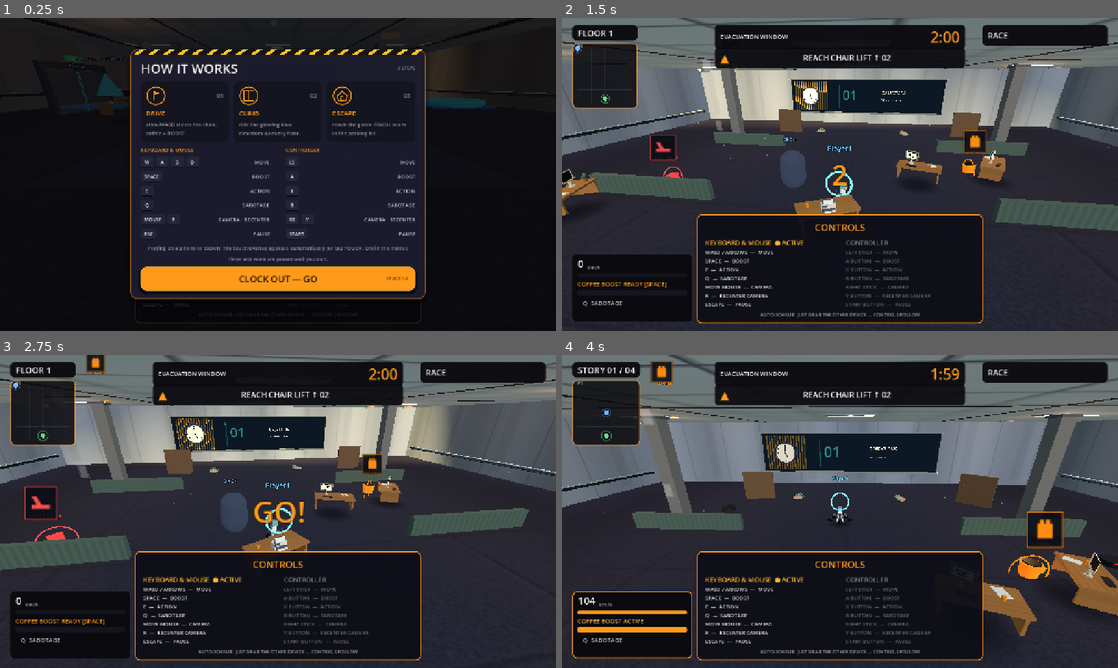
Above: before the commit, frames 1-4 (two rows, left to right).
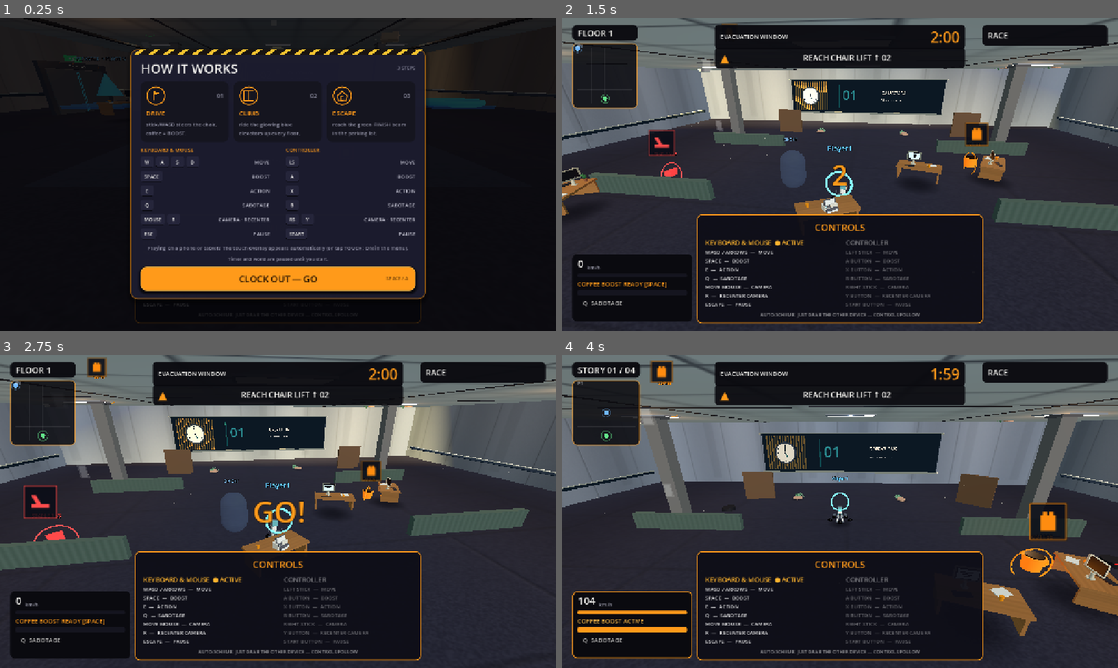
Above: after the commit, the same moments.

Repository: jiracipika/friday-evacuation
Game: Godot game, scene res://scenes/Evacuation.tscn
The game is run twice, just before and just after one commit, with the same random seed, the same clock (stepped at 60 frames per second) and the same inputs. This scene is started directly instead of the project's main scene.
Inputs (mouse positions are in pixels of both pictures, inside the frame that each line leads up to):
- Up to frame 1 (0.25 s): no input
- Up to frame 2 (1.5 s): click "CLOCK OUT — GO" at 0.5 s; tap Enter (ui_accept) at 1.25 s; move the mouse to (867, 174) at 1.27 s; hold W (move_forward) from 1.28 s (still down); hold Space (boost) from 1.28 s (still down); click (867, 174) at 1.42 s
- Up to frame 3 (2.75 s): keep holding W (move_forward); tap Enter (ui_accept) at 1.52, 1.82, 2.27, 2.57 s; move the mouse to (250, 511) at 2.02 s; release Space (boost) at 2.03 s; tap E (action) at 2.1 s; tap Space (boost) at 2.3 s
- Up to frame 4 (4 s): keep holding W (move_forward); move the mouse to (851, 505) at 2.77 s; hold Space (boost) 2.78-3.53 s; move the mouse to (834, 517) at 3.52 s; tap R (recenter_camera) at 3.6 s; click (834, 517) at 3.67 s; tap Enter (ui_accept) at 3.77 s; tap Space (boost) at 3.8 s

The runs differ from the first frame. In frame 1, less than 0.1% of the frame differs, in the area x 19-23%, y 23-28%; in frame 2, 1.2%; in frame 3, 1.1%; in frame 4, 1.6%, in the area x 18-100%, y 8-79%.

Commit message:
music: lobby-radio menu theme + 5PM evac race groove on the Music bus
OfficeMusic.gd synthesizes two loops on request (lazy, cached): a 92 BPM menu theme (Am7-Fmaj7-Cmaj7-G6 pads, sine bass, ticks, sparkle plucks) and a 122 BPM race groove (Am-D dorian vamp, four-floor kick, backbeat, funk bass with octave pops, clav stabs, second-half pentatonic riff). AudioManager.start_music/stop_music drive one Music-bus player; the menu starts the theme and dies with it, the Evacuation race starts the groove alongside its ambient bed and stops it on exit; the three mini-modes keep their quiet drone beds. The existing MUSIC VOLUME slider governs the bus. MusicLoopTest 21 checks, registered in the ladder (PASS 72/72, run-20261007-212713).

Diff:
--- a/scripts/AudioManager.gd
+++ b/scripts/AudioManager.gd
@@ -212,3 +212,48 @@
 
 func is_ambient_playing() -> bool:
 	return _ambient_player != null and _ambient_player.playing
+
+# --- MUSIC: composed loops for the menu + the main race (2026-10-07) -----
+
+## "menu" = lobby-radio theme, "race" = the 5PM evac groove. The three
+## mini-modes keep their quiet ambient drone (start_ambient) — stealth and
+## puzzle modes want the hush. Loops render lazily on first request and
+## cache, so boots that never open the menu never pay the synthesis.
+var _menu_loop: AudioStreamWAV = null
+var _race_loop: AudioStreamWAV = null
+var _music_player: AudioStreamPlayer = null
+var _music_kind := ""
+
+func _music_stream(kind: String) -> AudioStreamWAV:
+	var music = load("res://scripts/OfficeMusic.gd")
+	if kind == "menu":
+		if _menu_loop == null:
+			_menu_loop = music.make_menu_loop()
+		return _menu_loop
+	if _race_loop == null:
+		_race_loop = music.make_race_loop()
+	return _race_loop
+
+## Start (or switch to) a composed loop. Idempotent per kind; switching
+## kinds swaps the stream and restarts playback from the loop top.
+func start_music(kind: String) -> void:
+	if _music_player == null:
+		_music_player = AudioStreamPlayer.new()
+		_music_player.bus = MUSIC_BUS
+		# Creative attenuation under SFX; the Music bus already carries the
+		# settings product (set_music_volume).
+		_music_player.volume_db = -7.0
+		add_child(_music_player)
+	if _music_kind != kind or not _music_player.playing:
+		_music_kind = kind
+		_music_player.stream = _music_stream(kind)
+		_music_player.play()
+
+func stop_music() -> void:
+	if _music_player and _music_player.playing:
+		_music_player.stop()
+	_music_kind = ""
+
+func is_music_playing(kind: String = "") -> bool:
+	return _music_player != null and _music_player.playing \
+			and (kind == "" or _music_kind == kind)
--- a/scripts/Evacuation.gd
+++ b/scripts/Evacuation.gd
@@ -2913,6 +2913,8 @@
 	var am = get_node_or_null("/root/AudioManager")
 	if am and am.has_method("stop_ambient"):
 		am.stop_ambient()
+	if am and am.has_method("stop_music"):
+		am.stop_music()
 
 func _unhandled_input(event: InputEvent) -> void:
 	# Mouse-look camera motion (toggle+sensitivity inside InputPrefs).
@@ -2984,6 +2986,9 @@
 	var am = get_node_or_null("/root/AudioManager")
 	if am and am.has_method("start_ambient"):
 		am.start_ambient()
+	# Race groove rides the same bus — the lobby theme died with the menu.
+	if am and am.has_method("start_music"):
+		am.start_music("race")
 
 func _on_mobile_move(value: Vector2) -> void:
 	if local_player and is_instance_valid(local_player) and local_player.has_method("set_mobile_input"):
--- a/scripts/Main.gd
+++ b/scripts/Main.gd
@@ -150,6 +150,16 @@
 	_layout_responsive()
 
 	get_viewport().size_changed.connect(_layout_responsive)
+	# Lobby-radio theme under the menu (rids the Music bus; dies with the
+	# menu so mode beds and grooves start from silence).
+	var am = get_node_or_null("/root/AudioManager")
+	if am and am.has_method("start_music"):
+		am.start_music("menu")
+
+func _exit_tree() -> void:
+	var am = get_node_or_null("/root/AudioManager")
+	if am and am.has_method("stop_music"):
+		am.stop_music()
 
 ## Ink nav field, ivory brand, orange kicker (UI-LAYOUTS section 1 + 3).
 func _build_menu_theme() -> void:
--- /dev/null
+++ b/scripts/MusicLoopTest.gd
@@ -0,0 +1,87 @@
+# MusicLoopTest.gd — composed soundtrack verification (menu theme + race groove).
+#   1. Both loops synthesize as seamless LOOP_FORWARD WAVs and actually sound.
+#   2. start_music("menu"/"race") drives ONE Music-bus player; kinds swap the
+#      stream; same-kind calls are idempotent.
+#   3. stop_music stops it; is_music_playing(kind) tracks truth.
+#   4. The Music bus volume chain still governs audibility (mute at 0).
+# Run: godot --headless --path . --script scripts/MusicLoopTest.gd
+extends SceneTree
+
+var checks := 0
+var failures := 0
+
+func check(ok: bool, description: String) -> void:
+	checks += 1
+	if not ok:
+		failures += 1
+	print(("[PASS] " if ok else "[FAIL] ") + description)
+
+func _init() -> void:
+	_run.call_deferred()
+
+func _run() -> void:
+	var music = load("res://scripts/OfficeMusic.gd")
+	var menu: AudioStreamWAV = music.make_menu_loop()
+	var race: AudioStreamWAV = music.make_race_loop()
+	check(menu != null and race != null, "both loops synthesize")
+	check(menu.loop_mode == AudioStreamWAV.LOOP_FORWARD and race.loop_mode == AudioStreamWAV.LOOP_FORWARD,
+			"loops are LOOP_FORWARD")
+	var menu_secs: float = menu.data.size() / 2.0 / menu.mix_rate
+	var race_secs: float = race.data.size() / 2.0 / race.mix_rate
+	check(menu_secs >= 8.0, "menu theme runs at least 8s (%.1f)" % menu_secs)
+	check(race_secs >= 14.0, "race groove runs at least 14s (%.1f)" % race_secs)
+	check(_peak(menu.data) > 2000 and _peak(menu.data) < 30000,
+			"menu theme sounds with headroom (peak %d)" % _peak(menu.data))
+	check(_peak(race.data) > 6000 and _peak(race.data) < 30000,
+			"race groove sounds with headroom (peak %d)" % _peak(race.data))
+	check(absi(race.data.decode_s16(race.data.size() - 2)) < 900,
+			"race tail fades so the wrap never clicks")
+
+	var AM = load("res://scripts/AudioManager.gd").new()
+	root.add_child(AM)
+	await process_frame
+
+	check(not AM.is_music_playing(), "music starts silent")
+	check(not AM.is_ambient_playing(), "music API leaves the ambient bed alone")
+	AM.start_music("menu")
+	check(AM.is_music_playing("menu"), "menu theme plays")
+	check(AM._music_player.bus == "Music", "theme rides the Music bus")
+	check(AM._music_kind == "menu", "player tracks the menu kind")
+	AM.start_music("menu")
+	check(AM.is_music_playing("menu"), "same-kind start is idempotent")
+	AM.start_music("race")
+	check(AM.is_music_playing("race"), "race groove takes over from the theme")
+	check(AM._music_player.stream != null and AM._music_kind == "race", "stream swapped with the kind")
+	var music_players := 0
+	for child in AM.get_children():
+		# The 6 pooled SFX players carry a null stream until first use; the
+		# only stream-bearing non-ambient player should be the music one.
+		if child is AudioStreamPlayer and child != AM._ambient_player and child.stream != null:
+			music_players += 1
+	check(music_players == 1, "exactly one stream-bearing music player (got %d)" % music_players)
+	AM.stop_music()
+	check(not AM.is_music_playing(), "stop_music stops playback")
+	check(AM._music_kind == "", "stop clears the kind")
+	AM.stop_music()
+	check(not AM.is_music_playing(), "stop is idempotent")
+
+	AM.set_music_volume(0.0)
+	check(AudioServer.is_bus_mute(AudioServer.get_bus_index("Music")),
+			"music volume 0 mutes the Music bus")
+	AM.set_music_volume(0.5)
+	check(not AudioServer.is_bus_mute(AudioServer.get_bus_index("Music")),
+			"restoring volume unmutes the bus")
+
+	AM.queue_free()
+	await process_frame
+	var passed := checks - failures
+	print("MusicLoopTest: %d/%d checks PASS" % [passed, checks])
+	quit(1 if failures else 0)
+
+func _peak(data: PackedByteArray) -> int:
+	var peak := 0
+	for i in range(0, data.size(), 2):
+		var v: int = absi(data.decode_s16(i))
+		if v > peak:
+			peak = v
+	return peak
--- /dev/null
+++ b/scripts/OfficeMusic.gd
@@ -0,0 +1,191 @@
+extends RefCounted
+## OfficeMusic — composed loops for the soundtrack, synthesized at request
+## time and cached by AudioManager. Zero external audio assets.
+##
+## MENU ("lobby radio", 92 BPM, 4 bars): soft Am7–Fmaj7–Cmaj7–G6 pads, slow
+## sine bass roots, light offbeat ticks and a pentatonic sparkle pluck.
+## RACE ("5PM evac groove", 122 BPM, 8 bars): an Am–D dorian vamp (i–IV–
+## i–bVII) with four-floor kick, snare backbeat, offbeat hats, a syncopated
+## funk bass with octave pops, square clav stabs, and a pentatonic lead riff
+## that rides the second half of the form.
+##
+## Both render through one additive voice bank into 16-bit mono
+## AudioStreamWAV loops; the last 5 ms fade so LOOP_FORWARD never clicks.
+
+const RATE := 22050
+const MASTER := 0.85
+
+const KIND_SINE := 0
+const KIND_SQUARE := 1
+const KIND_TRI := 2
+const KIND_HAT := 3
+const KIND_KICK := 4
+const KIND_SNARE := 5
+const KIND_STAB := 6
+
+const MENU_BPM := 92.0
+const RACE_BPM := 122.0
+
+## i–VI–III–VII with jazzy extensions for the lobby radio.
+const MENU_CHORDS := [
+	[57, 60, 64, 67], # Am7
+	[53, 57, 60, 64], # Fmaj7
+	[60, 64, 67, 71], # Cmaj7
+	[55, 59, 62, 64], # G6
+]
+const MENU_ROOTS := [45, 41, 48, 43]
+
+## Race vamp roots per bar: Am Am D D Am Am G G.
+const RACE_ROOTS := [45, 45, 50, 50, 45, 45, 43, 43]
+## Funk bass: per-eighth octave shifts (0 = root, 12 = octave pop).
+const RACE_BASS_OCT := [0, 0, 12, 0, 0, 12, 0, 12]
+## Lead riff (bars 5-8), A-minor pentatonic, eighth grid, 0 = rest.
+const RACE_LEAD := [
+	[69, 0, 72, 74, 0, 72, 69, 67], # Am
+	[72, 0, 74, 76, 0, 74, 72, 69], # Am
+	[74, 0, 77, 79, 0, 77, 74, 72], # D
+	[79, 0, 76, 74, 0, 71, 74, 76], # G — hands back to the loop top
+]
+
+
+static func make_menu_loop() -> AudioStreamWAV:
+	var eighth: float = 60.0 / MENU_BPM / 2.0
+	var bar: float = eighth * 8.0
+	var events: Array = []
+	for b in range(4):
+		var t0: float = b * bar
+		for midi in MENU_CHORDS[b]:
+			events.append([t0, bar, _hz(midi), 0.038, KIND_TRI, 0.7])
+		events.append([t0, 1.1, _hz(MENU_ROOTS[b] - 12), 0.12, KIND_SINE, 0.02])
+		events.append([t0 + 4.0 * eighth, 1.0, _hz(MENU_ROOTS[b] - 12), 0.1, KIND_SINE, 0.02])
+		events.append([t0 + 3.0 * eighth, 0.05, 0.0, 0.035, KIND_HAT, 0.001])
+		events.append([t0 + 7.0 * eighth, 0.05, 0.0, 0.035, KIND_HAT, 0.001])
+		# Radio sparkle: two quiet plucks from the chord, deterministic.
+		events.append([t0 + 2.0 * eighth, 0.4, _hz(MENU_CHORDS[b][b % 4] + 12), 0.05, KIND_TRI, 0.004])
+		events.append([t0 + 5.0 * eighth, 0.4, _hz(MENU_CHORDS[b][(b + 2) % 4]), 0.045, KIND_TRI, 0.004])
+	return _render(events, bar * 4.0)
+
+
+static func make_race_loop() -> AudioStreamWAV:
+	var eighth: float = 60.0 / RACE_BPM / 2.0
+	var bar: float = eighth * 8.0
+	var events: Array = []
+	for b in range(8):
+		var t0: float = b * bar
+		for e in range(8):
+			var t: float = t0 + e * eighth
+			# Kick four-floor; the last bar pushes with an extra "and".
+			if e % 2 == 0:
+				events.append([t, 0.15, 0.0, 0.48, KIND_KICK, 0.001])
+			elif b == 7 and e == 7:
+				events.append([t, 0.12, 0.0, 0.4, KIND_KICK, 0.001])
+			else:
+				events.append([t, 0.05, 0.0, 0.08, KIND_HAT, 0.001])
+			if e == 2 or e == 6:
+				events.append([t, 0.13, 190.0, 0.21, KIND_SNARE, 0.001])
+			# Funk bass: syncopated square with octave pops.
+			events.append([t, eighth * 0.85, _hz(RACE_ROOTS[b] + RACE_BASS_OCT[e]), 0.15, KIND_SQUARE, 0.003])
+			# Clav stabs on the "and of 1" and "and of 3".
+			if e == 1 or e == 5:
+				var root: int = RACE_ROOTS[b]
+				for iv in [0, 7, 12]:
+					events.append([t, eighth * 0.7, _hz(root + 12 + iv), 0.035, KIND_SQUARE, 0.002])
+		# The riff rides the second half of the form.
+		if b >= 4:
+			for e in range(8):
+				var midi: int = RACE_LEAD[b - 4][e]
+				if midi > 0:
+					var t: float = t0 + e * eighth
+					events.append([t, eighth * 0.8, _hz(midi), 0.09, KIND_SQUARE, 0.003])
+					events.append([t, eighth * 0.8, _hz(midi - 12), 0.04, KIND_SQUARE, 0.003])
+	return _render(events, bar * 8.0)
+
+
+static func _hz(midi: int) -> float:
+	return 440.0 * pow(2.0, (midi - 69) / 12.0)
+
+
+static func _render(events: Array, length: float) -> AudioStreamWAV:
+	var n := int(length * RATE)
+	var mix := PackedFloat32Array()
+	mix.resize(n)
+	for ev in events:
+		_add(mix, ev[0], ev[1], ev[2], ev[3], ev[4], ev[5])
+	return _stream(mix)
+
+
+## Additive voice bank: one note, straight into the mix buffer.
+static func _add(mix: PackedFloat32Array, start: float, dur: float, freq: float,
+		gain: float, kind: int, attack: float) -> void:
+	var n := mix.size()
+	var i0 := maxi(0, int(start * RATE))
+	var i1 := mini(n, int((start + dur) * RATE))
+	var ph := 0.0
+	var ph2 := 0.0
+	var prev_noise := 0.0
+	var decay := 5.0
+	match kind:
+		KIND_SINE:
+			decay = 2.0
+		KIND_TRI:
+			decay = 6.0
+		KIND_HAT:
+			decay = 55.0
+		KIND_KICK:
+			decay = 22.0
+		KIND_SNARE:
+			decay = 26.0
+		KIND_STAB:
+			decay = 14.0
+	for i in range(i0, i1):
+		var t := float(i - i0) / RATE
+		var env := gain * minf(1.0, t / attack) * exp(-t * decay)
+		var s := 0.0
+		match kind:
+			KIND_SINE:
+				s = sin(TAU * ph)
+				ph += freq / RATE
+			KIND_SQUARE:
+				s = 0.8 if fmod(ph, 1.0) < 0.5 else -0.8
+				ph += freq / RATE
+			KIND_TRI:
+				s = 2.0 * absf(2.0 * fmod(ph, 1.0) - 1.0) - 1.0
+				ph += freq / RATE
+			KIND_HAT:
+				var nz := randf() * 2.0 - 1.0
+				s = nz - prev_noise
+				prev_noise = nz
+			KIND_KICK:
+				var f := 150.0 * pow(45.0 / 150.0, minf(t / 0.1, 1.0))
+				s = sin(ph2)
+				ph2 += TAU * f / RATE
+			KIND_SNARE:
+				var nz2 := randf() * 2.0 - 1.0
+				s = nz2 + 0.5 * sin(ph2)
+				ph2 += TAU * 190.0 / RATE
+			KIND_STAB:
+				s = 0.8 if fmod(ph, 1.0) < 0.5 else -0.8
+				ph += freq / RATE
+		mix[i] += s * env
+
+
+static func _stream(mix: PackedFloat32Array) -> AudioStreamWAV:
+	var n := mix.size()
+	var bytes := PackedByteArray()
+	bytes.resize(n * 2)
+	# Fade the last 5 ms so LOOP_FORWARD wraps without a seam click.
+	var fade := maxi(1, int(RATE * 0.005))
+	for i in range(n):
+		var v := clampf(mix[i] * MASTER, -1.0, 1.0)
+		if i >= n - fade:
+			v *= float(n - i) / fade
+		bytes.encode_s16(i * 2, int(v * 32000.0))
+	var wav := AudioStreamWAV.new()
+	wav.format = AudioStreamWAV.FORMAT_16_BITS
+	wav.mix_rate = RATE
+	wav.stereo = false
+	wav.loop_mode = AudioStreamWAV.LOOP_FORWARD
+	wav.loop_begin = 0
+	wav.loop_end = n
+	wav.data = bytes
+	return wav
Not shown, added: scripts/MusicLoopTest.gd.uid
Not shown, added: scripts/OfficeMusic.gd.uid
